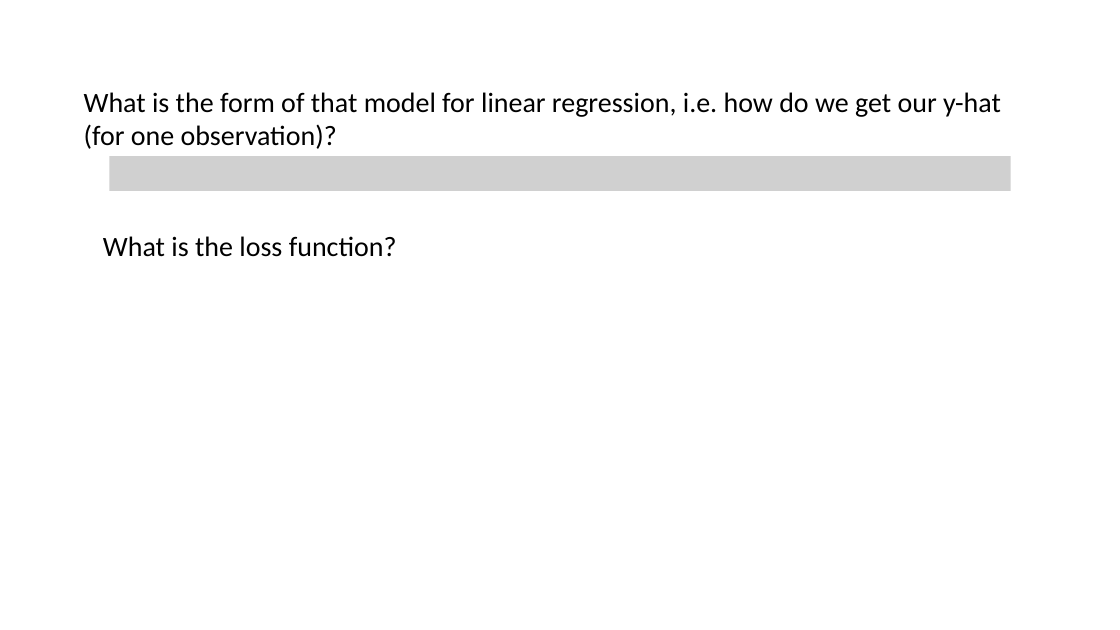
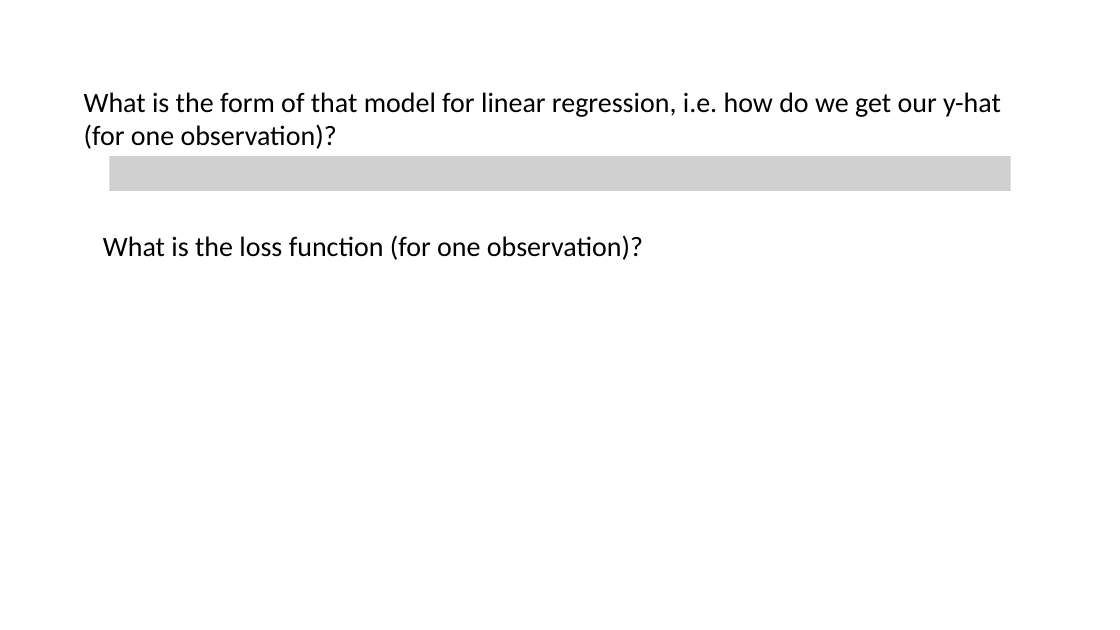
Before and after one commit to snyderjo/Neural-Network-Presentation, a slide deck: slide 8 of secondPart/Neural Networks - pt 2.pptx. Drawn at 1120x630 pixels with LibreOffice and Linux fonts; fonts in the diff are those of the drawing; grey boxes stand for pictures. Boxes give left, top, right and bottom in pixels: in the first picture for what was removed or moved away, otherwise in the second. Text is boxed around its words. In the diff, an @@ line names an element or a change of style, - is before the commit and + after.

```diff
--- a/secondPart/Neural Networks - pt 2.pptx
+++ b/secondPart/Neural Networks - pt 2.pptx
@@ text at (103,235,643,260): text changed @@
-What is the loss function?
+What is the loss function (for one observation)?
```
Also in this commit, not shown: 15 other slides changed, 5 slides added, 4 slides removed, 2 other files.
